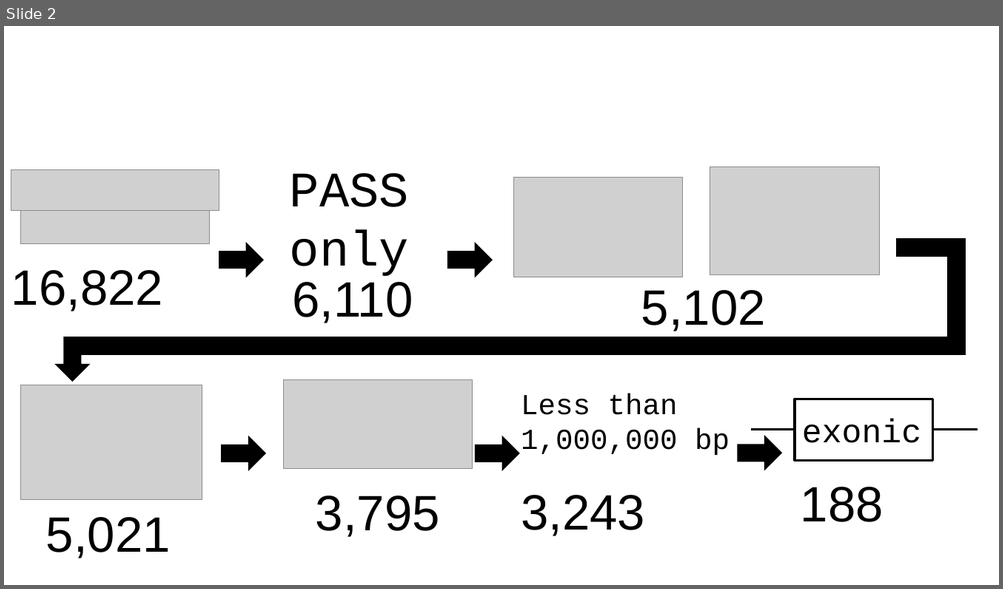
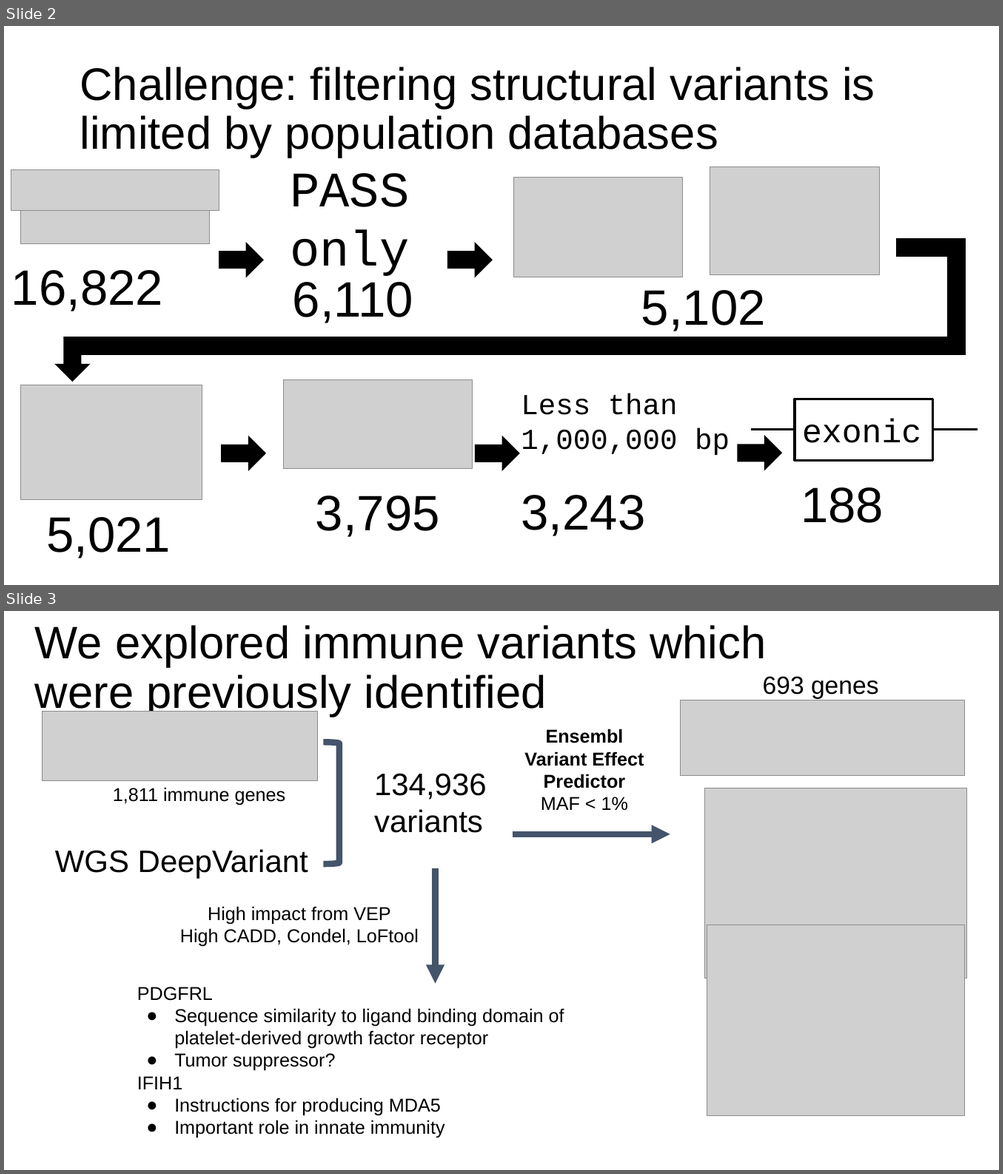
Before and after one commit to SVAI/Undiagnosed-1, a slide deck: Catch23/Hackathon Team Presentation.pptx. Shown one above the other, each under a label of ours: slide 2 before the commit, slides 2 and 3 after it. The pictures are 1003x589 and 1003x1174 pixels, drawn with LibreOffice and Linux fonts; fonts in the diff are those of the drawing; grey boxes stand for pictures. Boxes give left, top, right and bottom in pixels: in the first picture for what was removed or moved away, otherwise in the second. Text is boxed around its words. In the diff, an @@ line names an element or a change of style, - is before the commit and + after.

```diff
--- a/Catch23/Hackathon Team Presentation.pptx
+++ b/Catch23/Hackathon Team Presentation.pptx
@@ slide 3 added at (4, 611, 999, 1170), background #FFFFFF @@
@@ title added at (35, 625, 765, 716), 44 pt, text #000000 @@
+We explored immune variants which were previously identified
@@ text added at (762, 676, 879, 699), 24 pt, text #000000 @@
+693 genes
@@ picture added at (42, 712, 318, 781) @@
@@ picture added at (680, 700, 965, 775) @@
@@ right bracket added at (324, 742, 339, 864), outline #44546A 6 pt @@
@@ text added at (524, 729, 643, 810), 18 pt, text #000000, bold @@
+Ensembl Variant Effect Predictor
+MAF < 1%
@@ text added at (113, 787, 286, 806), 18 pt, text #000000 @@
+1,811 immune genes
@@ text added at (374, 773, 486, 833), 30 pt, text #000000 @@
+134,936 variants
@@ picture added at (705, 789, 967, 979) @@
@@ text added at (55, 849, 308, 879), 30 pt, text #000000 @@
+WGS DeepVariant
@@ arrow added from (512, 834) to (670, 834), #44546A 6 pt @@
@@ arrow added from (435, 869) to (435, 984), #44546A 6 pt @@
@@ text added at (180, 906, 418, 947), 18 pt, text #000000 @@
+High impact from VEP
+High CADD, Condel, LoFtool
@@ picture added at (707, 925, 965, 1116) @@
@@ text added at (137, 987, 564, 1139), 18 pt, text #000000 @@
+PDGFRL
+● Sequence similarity to ligand binding domain of platelet-derived growth factor receptor
+● Tumor suppressor?
+IFIH1
+● Instructions for producing MDA5
+● Important role in innate immunity
@@ slide 2 changed as well @@
@@ title added at (79, 67, 874, 158), 44 pt, text #000000 @@
+Challenge: filtering structural variants is limited by population databases
```
Also in this commit, not shown: 4 other slides added, 2 slides removed, 1 other file.
